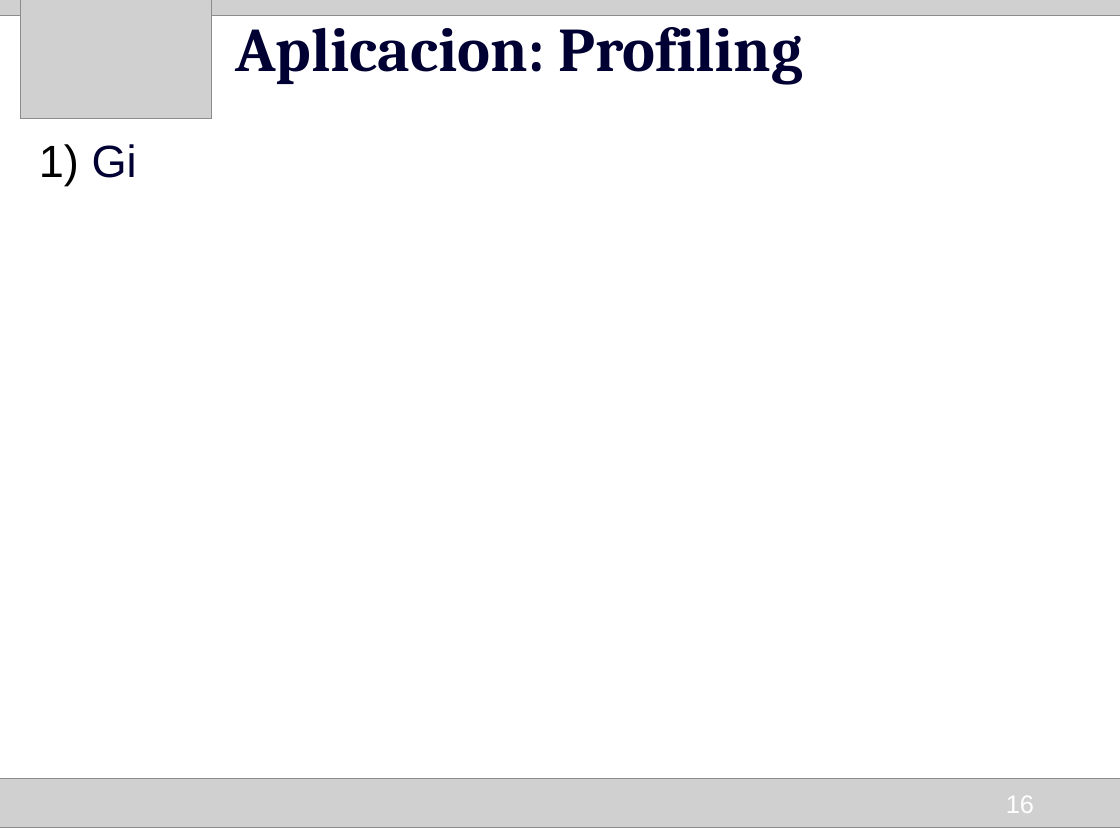
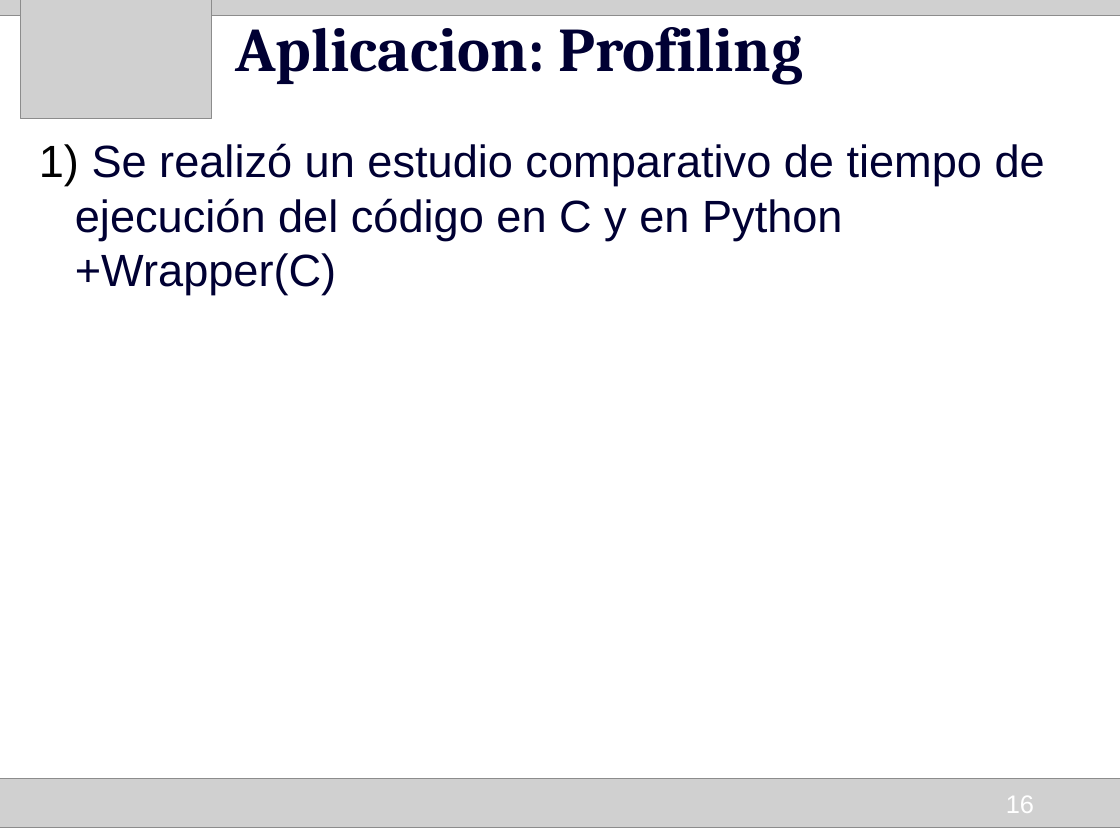
Before and after one commit to HumbertoCelleri/ljmd, a slide deck: slide 16 of presentacion/Presentacion.odp. Drawn at 1120x840 pixels with LibreOffice and Linux fonts; fonts in the diff are those of the drawing; grey boxes stand for pictures. Boxes give left, top, right and bottom in pixels: in the first picture for what was removed or moved away, otherwise in the second. Text is boxed around its words. In the diff, an @@ line names an element or a change of style, - is before the commit and + after.

```diff
--- a/presentacion/Presentacion.odp
+++ b/presentacion/Presentacion.odp
@@ text at [75,143,1045,294]: text changed @@
-1) Gi
+1) Se realizó un estudio comparativo de tiempo de ejecución del código en C y en Python +Wrapper(C)
```
Also in this commit, not shown: 4 other slides changed, 6 slides added, 2 slides removed.
